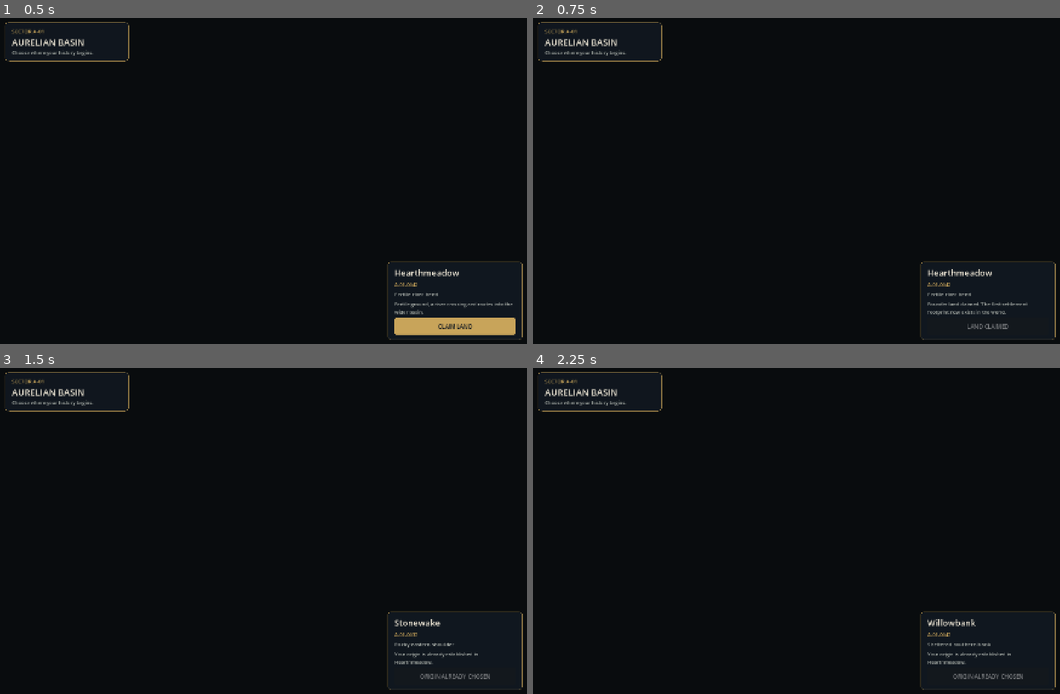
Above: before the commit, frames 1-4 (two rows, left to right).
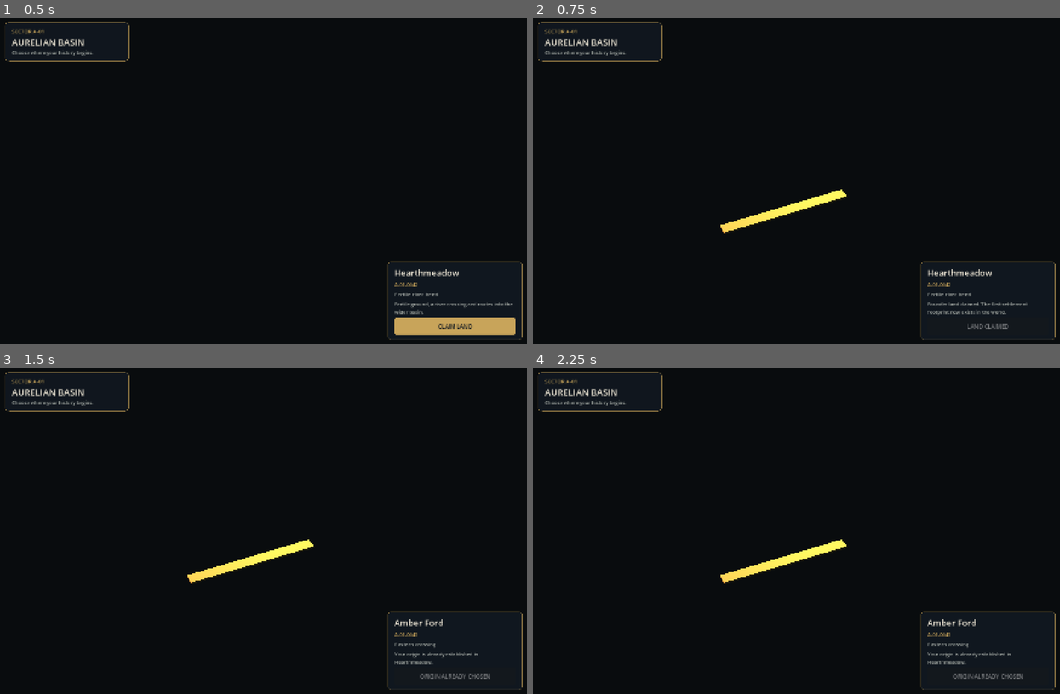
Above: after the commit, the same moments.

Repository: tomat60/pixel-nations
Game: Godot game, scene res://scenes/map/aurelian_basin_v2.tscn
Same seed, same stepped clock (60 frames per second), same inputs: the game is played once before the commit and once after it.
Inputs (mouse positions are in pixels of both pictures, inside the frame that each line leads up to):
- Up to frame 1 (0.5 s): no input
- Up to frame 2 (0.75 s): click "CLAIM LAND" at 0.5 s
- Up to frame 3 (1.5 s): tap Enter at 1.25 s; move the mouse to (384, 514) at 1.27 s; click (384, 514) at 1.42 s
- Up to frame 4 (2.25 s): tap Space at 2 s; move the mouse to (691, 547) at 2.02 s; click (691, 547) at 2.17 s

Frame 1 is identical in both runs. In frame 2, 0.6% of the frame differs, in the area x 35-60%, y 52-67%; in frame 3, 0.8%; in frame 4, 0.8%, in the area x 35-87%, y 52-86%.

Commit message:
Recompose V3 around authored continuous Basin terrain

Diff:
--- a/game/scenes/map/aurelian_basin_v3.gd
+++ b/game/scenes/map/aurelian_basin_v3.gd
@@ -6,49 +6,65 @@
 @onready var authored_interaction: Node3D = $Interaction
 @onready var authored_claimed: Node3D = $ClaimedState
 
+const AUTHORED_REGION_CENTERS := {
+    "A-01-0042": Vector3(0.0, 0.14, 0.45),
+    "A-01-0041": Vector3(-2.7, 0.40, -2.65),
+    "A-01-0043": Vector3(3.15, 0.12, 0.10),
+    "A-01-0036": Vector3(-4.15, 0.22, 0.55),
+    "A-01-0048": Vector3(1.25, 0.10, 3.25),
+    "A-01-0037": Vector3(3.85, 0.42, -2.75),
+    "A-01-0047": Vector3(-2.80, 0.10, 3.30),
+}
+
 func _build_environment() -> void:
     camera = authored_camera
-    camera.look_at(Vector3(0.0, 0.0, 0.8), Vector3.UP)
+    camera.look_at(Vector3(0.0, 0.0, 0.65), Vector3.UP)
     camera.current = true
 
 func _build_geography() -> void:
+    # The visible Basin is fully authored in aurelian_basin_v3.tscn. Runtime work is
+    # limited to deterministic interaction areas, region identity and KayKit props.
     for region_id in region_defs.keys():
-        var definition: Dictionary = region_defs[region_id]
         region_tiles[region_id] = []
-        var center := Vector3.ZERO
-        for coord in definition["coords"]:
-            var tile_position := _hex_to_world(coord)
-            tile_position.y = _height_for_coord(coord, region_id)
-            center += tile_position
-            var tile := _spawn_asset(
-                authored_terrain,
-                _terrain_asset_for_coord(coord),
-                tile_position,
-                0.0,
-                Vector3.ONE * 1.14
-            )
-            if tile != null:
-                tile.name = "%s_%d_%d" % [region_id, coord.x, coord.y]
-                region_tiles[region_id].append(tile)
-            _build_tile_interaction(authored_interaction, region_id, coord, tile_position)
-        center /= float(definition["coords"].size())
+        var center: Vector3 = AUTHORED_REGION_CENTERS[region_id]
         region_centers[region_id] = center
+        _build_region_interaction(authored_interaction, region_id, center)
 
     _build_region_props(authored_props)
     _build_world_edges()
     claimed_root = authored_claimed
     _refresh_region_visuals()
 
+func _build_region_interaction(parent: Node3D, region_id: String, center: Vector3) -> void:
+    var area := Area3D.new()
+    area.name = "Pick_%s" % region_id
+    area.position = center + Vector3(0.0, 0.45, 0.0)
+    area.input_ray_pickable = true
+    area.collision_layer = 1
+    area.collision_mask = 1
+    area.set_meta("region_id", region_id)
+
+    var collision := CollisionShape3D.new()
+    var shape := BoxShape3D.new()
+    shape.size = Vector3(2.75, 0.9, 2.45)
+    collision.shape = shape
+    area.add_child(collision)
+
+    area.mouse_entered.connect(_on_region_mouse_entered.bind(region_id))
+    area.mouse_exited.connect(_on_region_mouse_exited.bind(region_id))
+    area.input_event.connect(_on_region_input.bind(region_id))
+    parent.add_child(area)
+
 func _build_world_edges() -> void:
     var entries := [
-        ["decoration/nature/hill_single_A.gltf", Vector3(-6.4, 0.02, -4.8), 0.15, 1.45],
-        ["decoration/nature/hill_single_B.gltf", Vector3(-5.5, 0.02, -5.8), -0.2, 1.35],
-        ["decoration/nature/tree_single_A.gltf", Vector3(-6.8, 0.08, -3.6), 0.4, 1.28],
-        ["decoration/nature/tree_single_B.gltf", Vector3(-5.9, 0.08, -2.8), -0.4, 1.22],
-        ["decoration/nature/rock_single_A.gltf", Vector3(6.2, 0.06, -3.9), 0.6, 1.35],
-        ["decoration/nature/rock_single_C.gltf", Vector3(6.8, 0.06, -2.5), -0.5, 1.18],
-        ["decoration/nature/tree_single_A.gltf", Vector3(-5.8, 0.06, 6.0), 0.2, 1.18],
-        ["decoration/nature/tree_single_B.gltf", Vector3(5.7, 0.06, 5.8), -0.2, 1.12],
+        ["decoration/nature/hill_single_A.gltf", Vector3(-5.6, 0.14, -4.1), 0.15, 1.42],
+        ["decoration/nature/hill_single_B.gltf", Vector3(-4.7, 0.18, -4.7), -0.2, 1.30],
+        ["decoration/nature/tree_single_A.gltf", Vector3(-6.0, 0.18, -3.0), 0.4, 1.20],
+        ["decoration/nature/tree_single_B.gltf", Vector3(-5.1, 0.18, -2.3), -0.4, 1.16],
+        ["decoration/nature/rock_single_A.gltf", Vector3(5.2, 0.18, -3.3), 0.6, 1.28],
+        ["decoration/nature/rock_single_C.gltf", Vector3(5.8, 0.16, -2.0), -0.5, 1.10],
+        ["decoration/nature/tree_single_A.gltf", Vector3(-5.0, 0.12, 4.8), 0.2, 1.10],
+        ["decoration/nature/tree_single_B.gltf", Vector3(4.8, 0.12, 4.7), -0.2, 1.06],
     ]
     for entry in entries:
         _spawn_asset(
@@ -65,7 +81,25 @@
         return
     if String(state.get("claimed_land_id", "")) != CLAIMABLE_ID:
         return
+
     var center: Vector3 = region_centers.get(CLAIMABLE_ID, Vector3.ZERO)
+
+    var activated_route := MeshInstance3D.new()
+    activated_route.name = "ActivatedFounderRoad"
+    var route_mesh := BoxMesh.new()
+    route_mesh.size = Vector3(0.30, 0.05, 3.35)
+    activated_route.mesh = route_mesh
+    activated_route.position = center + Vector3(0.75, 0.08, 1.45)
+    activated_route.rotation.y = -0.36
+    var route_material := StandardMaterial3D.new()
+    route_material.albedo_color = Color("caa45a")
+    route_material.roughness = 0.82
+    route_material.emission_enabled = true
+    route_material.emission = Color("6b4b22")
+    route_material.emission_energy_multiplier = 0.20
+    activated_route.material_override = route_material
+    claimed_root.add_child(activated_route)
+
     var claim_light := OmniLight3D.new()
     claim_light.name = "FounderWarmth"
     claim_light.position = center + Vector3(0.0, 2.4, 0.0)
